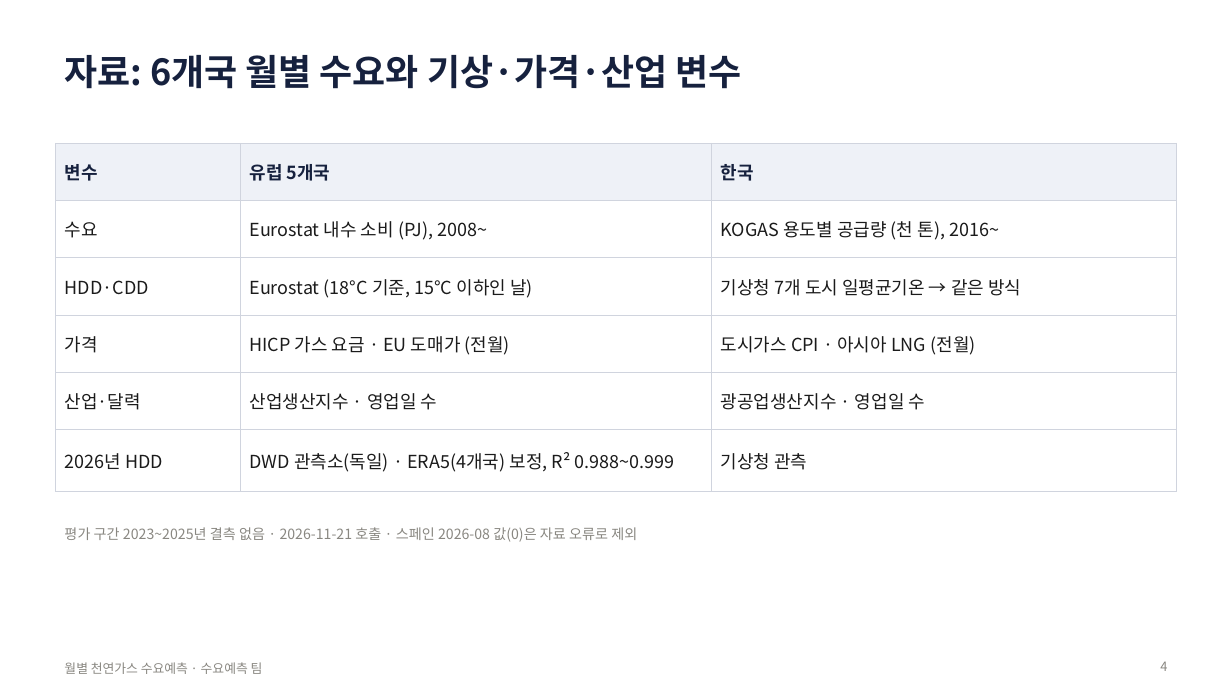
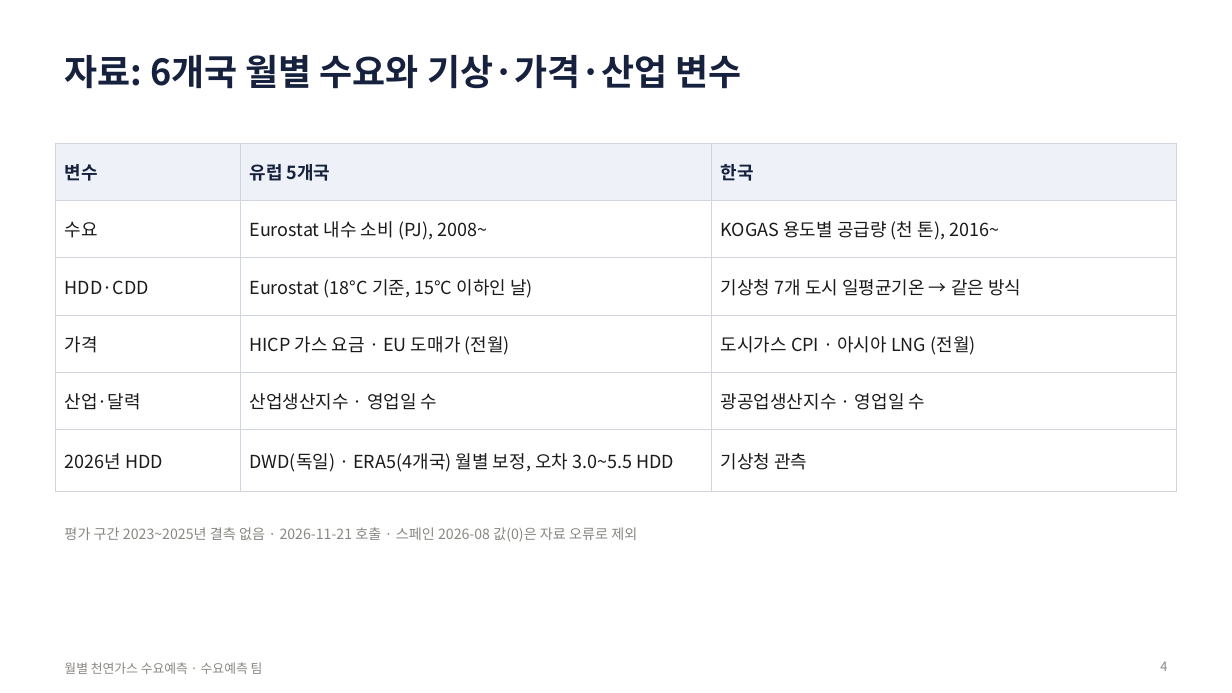
Before and after one commit to seoki0804/LNG_D_F, a slide deck: slide 4 of report/천연가스_수요예측_발표.pptx. Drawn at 1232x693 pixels with LibreOffice and Linux fonts; fonts in the diff are those of the drawing. Boxes give left, top, right and bottom in pixels: in the first picture for what was removed or moved away, otherwise in the second. Text is boxed around its words. In the diff, an @@ line names an element or a change of style, - is before the commit and + after.

```diff
--- a/report/천연가스_수요예측_발표.pptx
+++ b/report/천연가스_수요예측_발표.pptx
@@ table at [55,143,1177,476] @@
-row 6, column 2: DWD 관측소(독일) · ERA5(4개국) 보정, R² 0.988~0.999
+row 6, column 2: DWD(독일) · ERA5(4개국) 월별 보정, 오차 3.0~5.5 HDD
```
Also in this commit, not shown: 3 other slides changed, 39 other files.
